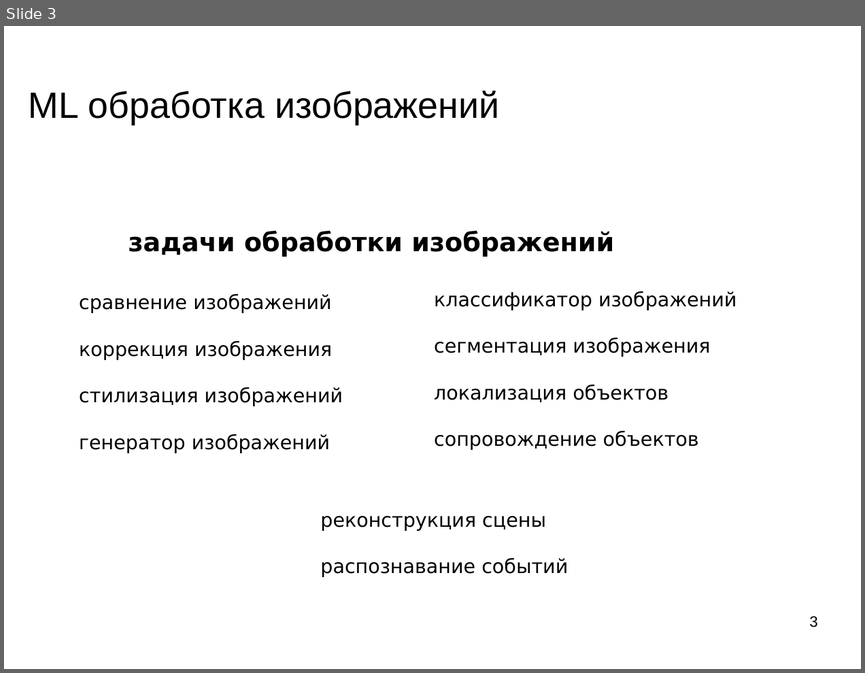
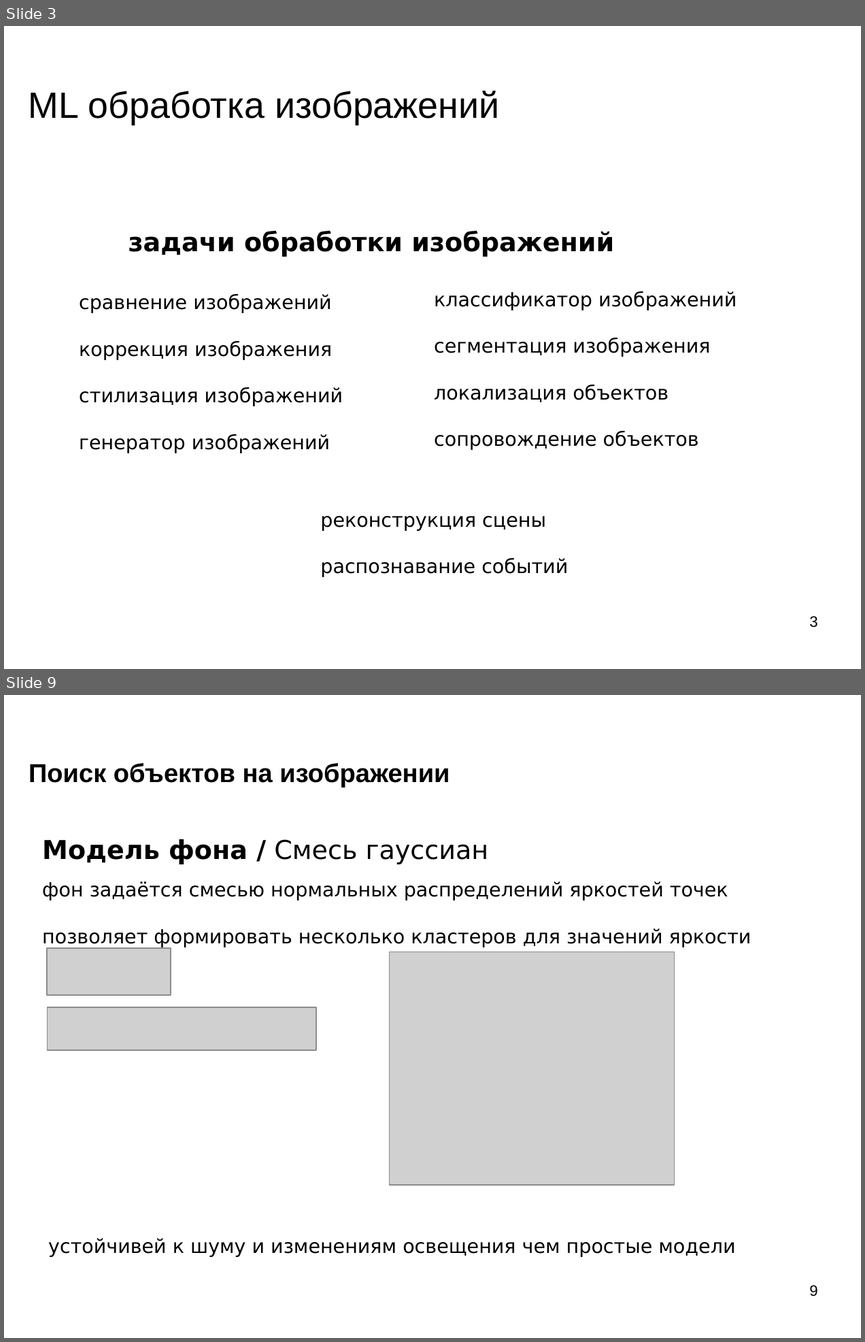
Before and after one commit to mechanoid5/ml_lectorium_2023_I, a slide deck: 20-img-proc.odp. Shown one above the other, each under a label of ours: slide 3 before the commit, slides 3 and 9 after it; the slides between them are not shown. The pictures are 865x673 and 865x1342 pixels, drawn with LibreOffice and Linux fonts; fonts in the diff are those of the drawing; grey boxes stand for pictures; background and template pictures are left out. Boxes give left, top, right and bottom in pixels: in the first picture for what was removed or moved away, otherwise in the second. Text is boxed around its words. In the diff, an @@ line names an element or a change of style, - is before the commit and + after.

```diff
--- a/20-img-proc.odp
+++ b/20-img-proc.odp
@@ slide 9 added at (4,695,861,1338), background picture (left out) @@
@@ title added at (28,763,449,787), 24 pt, text #000000, bold @@
+Поиск объектов на изображении
@@ text added at (42,839,751,947), 18 pt, text #000000 @@
+Модель фона / Смесь гауссиан
+фон задаётся смесью нормальных распределений яркостей точек
+позволяет формировать несколько кластеров для значений яркости
@@ picture added at (47,948,171,994) @@
@@ picture added at (390,951,675,1185) @@
@@ picture added at (48,1008,317,1051) @@
@@ text added at (48,1238,735,1257), 18 pt, text #000000 @@
+устойчивей к шуму и изменениям освещения чем простые модели
@@ page number added at (809,1285,817,1296), 14 pt, text #000000 @@
+9
```
Also in this commit, not shown: 1 slide changed, 17 other slides added, 47 other files.
